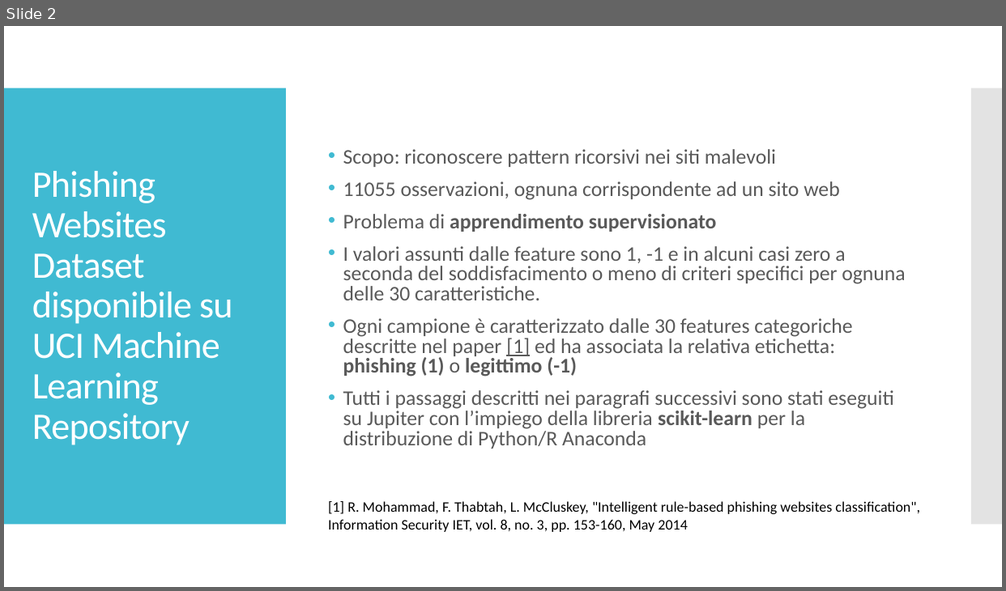
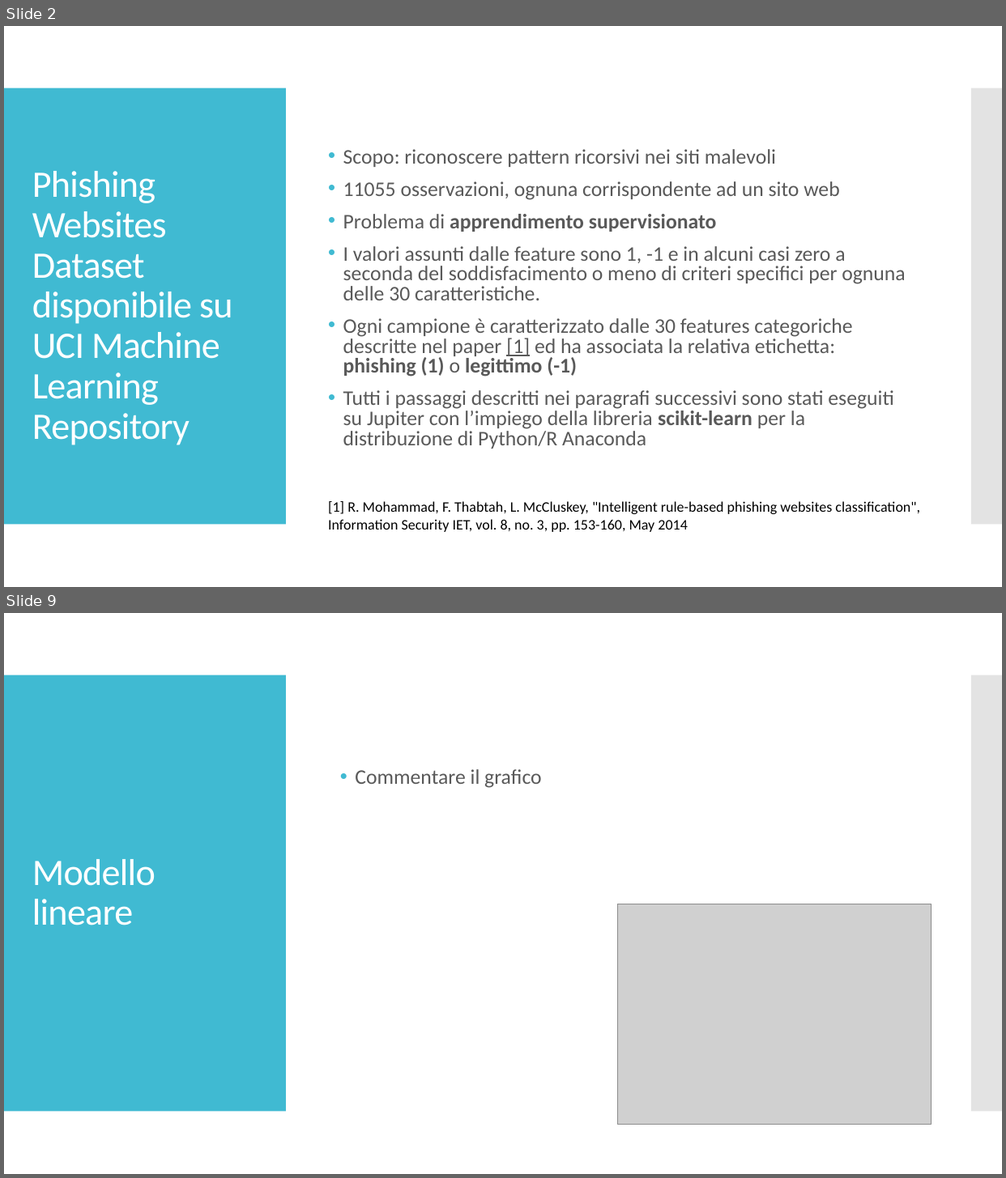
Before and after one commit to gianlubiscotto/Data-Analysis-and-Data-Mining, a slide deck: slide.pptx. Shown one above the other, each under a label of ours: slide 2 before the commit, slides 2 and 9 after it; the slides between them are not shown. The pictures are 1006x591 and 1006x1178 pixels, drawn with LibreOffice and Linux fonts; fonts in the diff are those of the drawing; grey boxes stand for pictures. Boxes give left, top, right and bottom in pixels: in the first picture for what was removed or moved away, otherwise in the second. Text is boxed around its words. In the diff, an @@ line names an element or a change of style, - is before the commit and + after.

```diff
--- a/slide.pptx
+++ b/slide.pptx
@@ slide 9 added at (4,613,1002,1174), background #FFFFFF; not listed: 2 template elements that a slide beside it also shows @@
@@ text added at (355,769,542,788), 20 pt, text #595959 @@
+• Commentare il grafico
@@ title added at (32,859,155,926), 36 pt, text #FFFFFF @@
+Modello lineare
@@ picture added at (618,905,931,1124) @@
```
Also in this commit, not shown: 3 slides changed, 5 other slides added, 1 slide removed, 4 other files.
